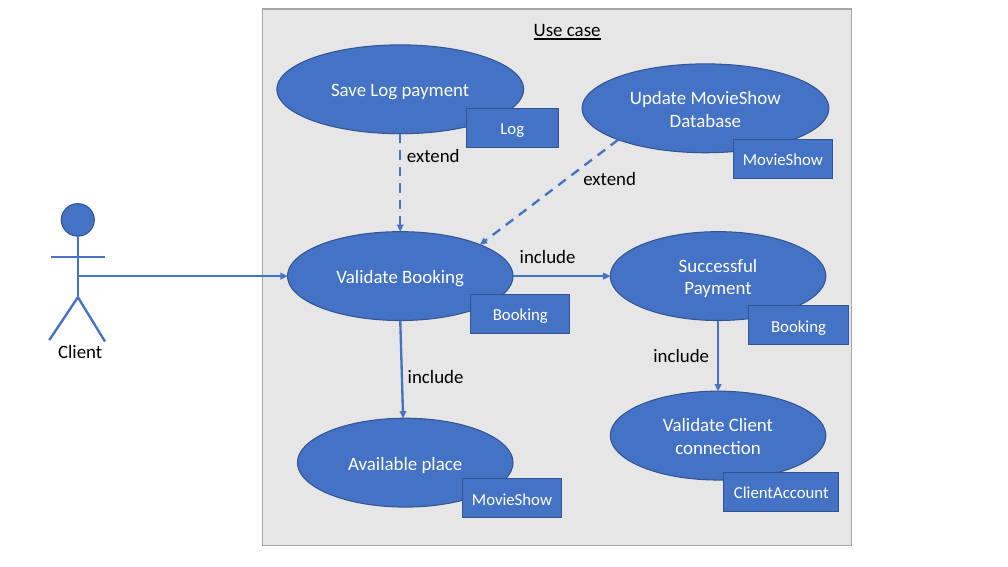
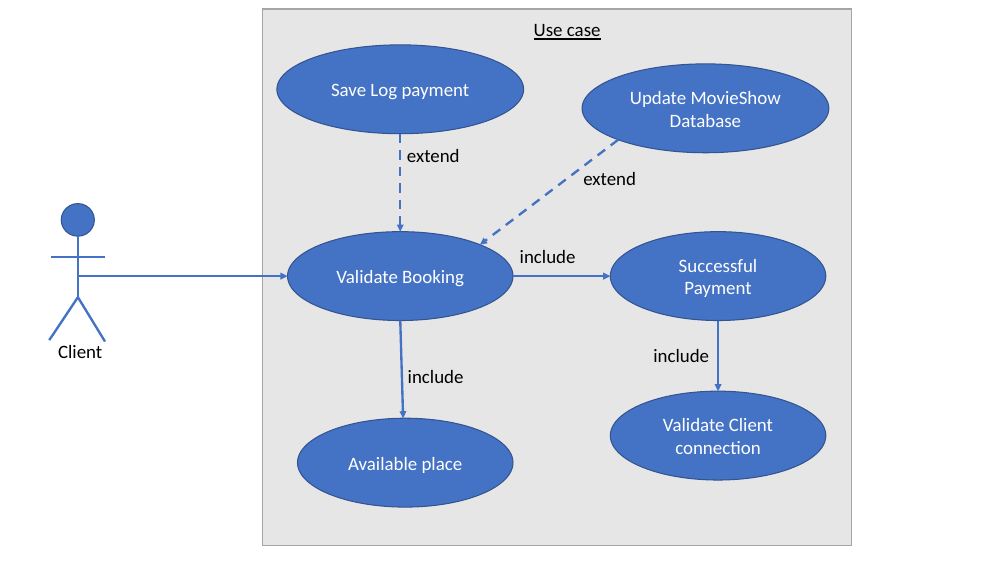
Before and after one commit to tcatonet/AL, a slide deck: slide 28 of projet AL.pptx (slide 24 before the commit). Drawn at 1008x567 pixels with LibreOffice and Linux fonts; fonts in the diff are those of the drawing. Boxes give left, top, right and bottom in pixels: in the first picture for what was removed or moved away, otherwise in the second. Text is boxed around its words. In the diff, an @@ line names an element or a change of style, - is before the commit and + after.

```diff
--- a/projet AL.pptx
+++ b/projet AL.pptx
@@ rectangle removed at box(466, 108, 558, 147) @@
-Log
@@ rectangle removed at box(734, 139, 833, 178) @@
-MovieShow
@@ rectangle removed at box(471, 294, 570, 333) @@
-Booking
@@ rectangle removed at box(749, 306, 848, 346) @@
-Booking
@@ rectangle removed at box(463, 479, 562, 518) @@
-MovieShow
@@ rectangle removed at box(724, 473, 839, 512) @@
-ClientAccount
```
Also in this commit, not shown: 11 other slides changed, 5 slides added, 1 slide removed, 1 other file.
